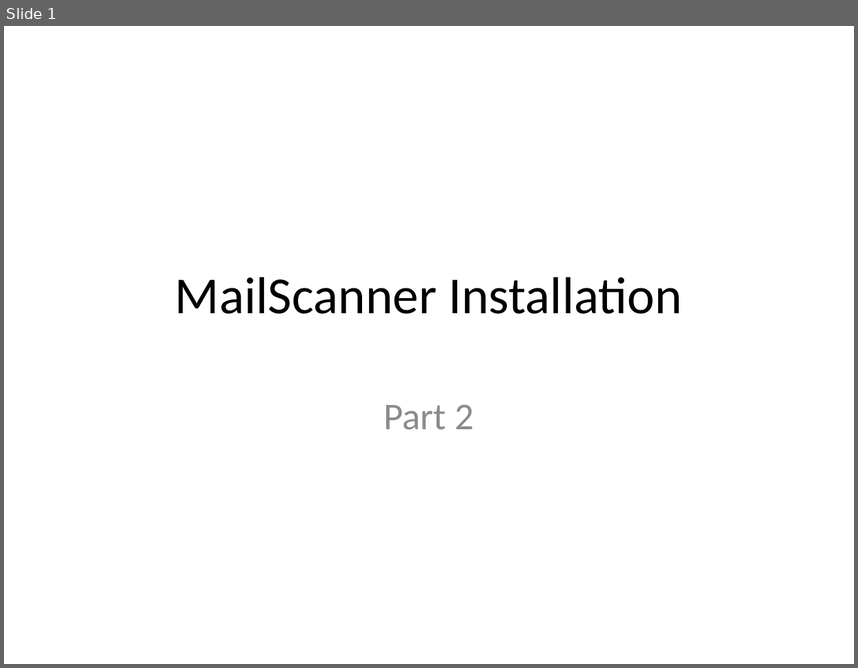
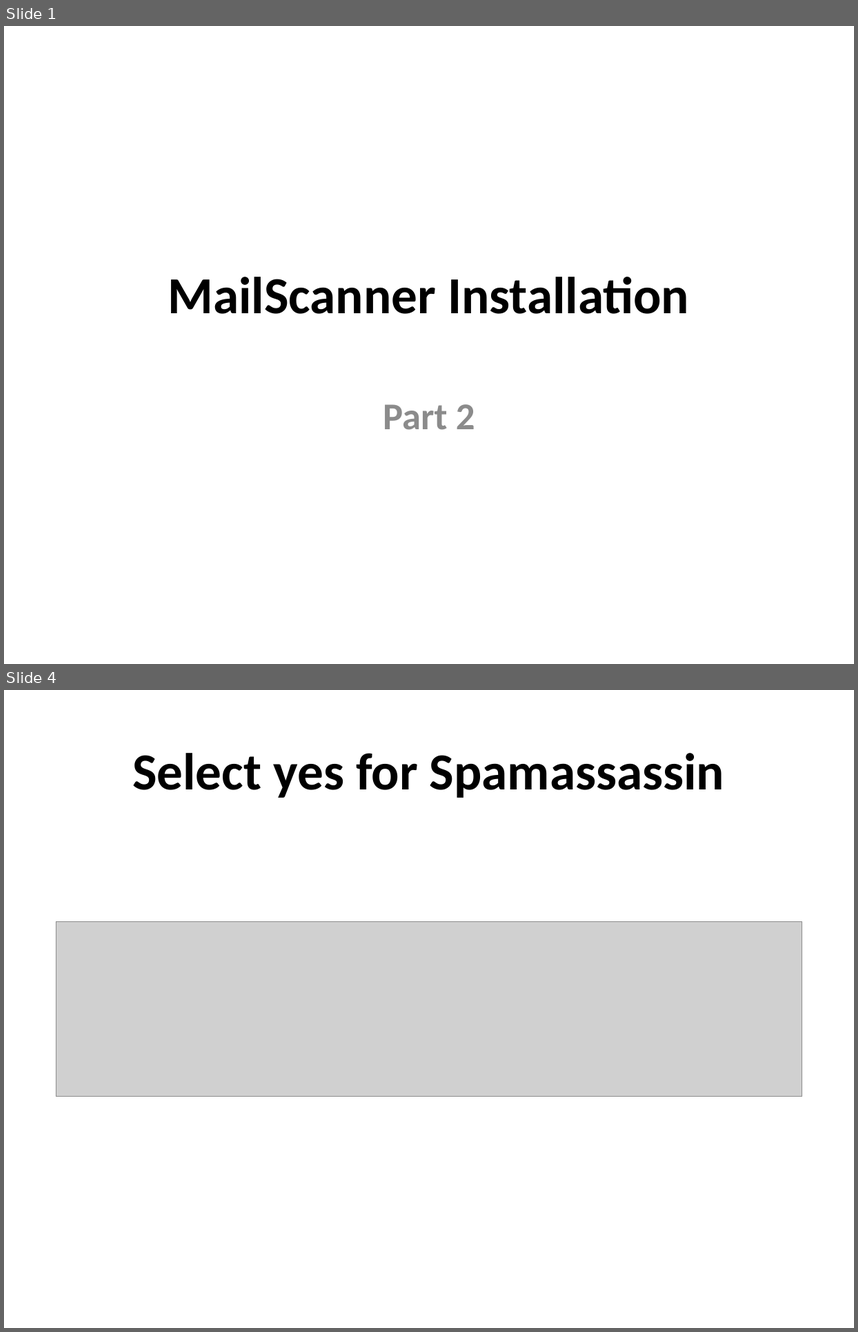
Before and after one commit to afnog/afnog.github.io, a slide deck: sse/postfix/mailfilter-pt2.pptx. Shown one above the other, each under a label of ours: slide 1 before the commit, slides 1 and 4 after it; the slides between them are not shown. The pictures are 858x668 and 858x1332 pixels, drawn with LibreOffice and Linux fonts; fonts in the diff are those of the drawing; grey boxes stand for pictures. Boxes give left, top, right and bottom in pixels: in the first picture for what was removed or moved away, otherwise in the second. Text is boxed around its words. In the diff, an @@ line names an element or a change of style, - is before the commit and + after.

```diff
--- a/sse/postfix/mailfilter-pt2.pptx
+++ b/sse/postfix/mailfilter-pt2.pptx
@@ slide 4 added at (4, 690, 854, 1328), background #FFFFFF @@
@@ title added at (132, 753, 724, 798), 44 pt, text #000000, bold @@
+Select yes for Spamassassin
@@ picture added at (56, 921, 802, 1096) @@
@@ slide 1 changed as well @@
@@ title "MailScanner Installation" at (168, 276, 689, 314): bold on @@
@@ subtitle "Part 2" at (383, 404, 475, 430): bold on @@
```
Also in this commit, not shown: 2 other slides changed, 8 other slides added, 12 slides removed.
